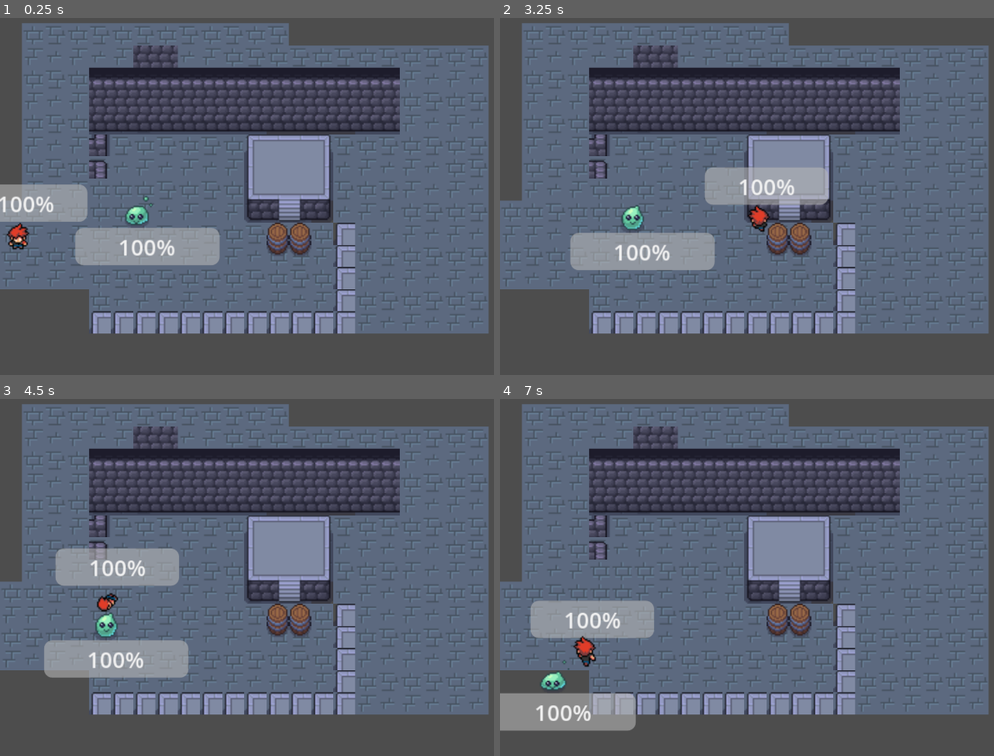
Above: before the commit, frames 1-4 (two rows, left to right).
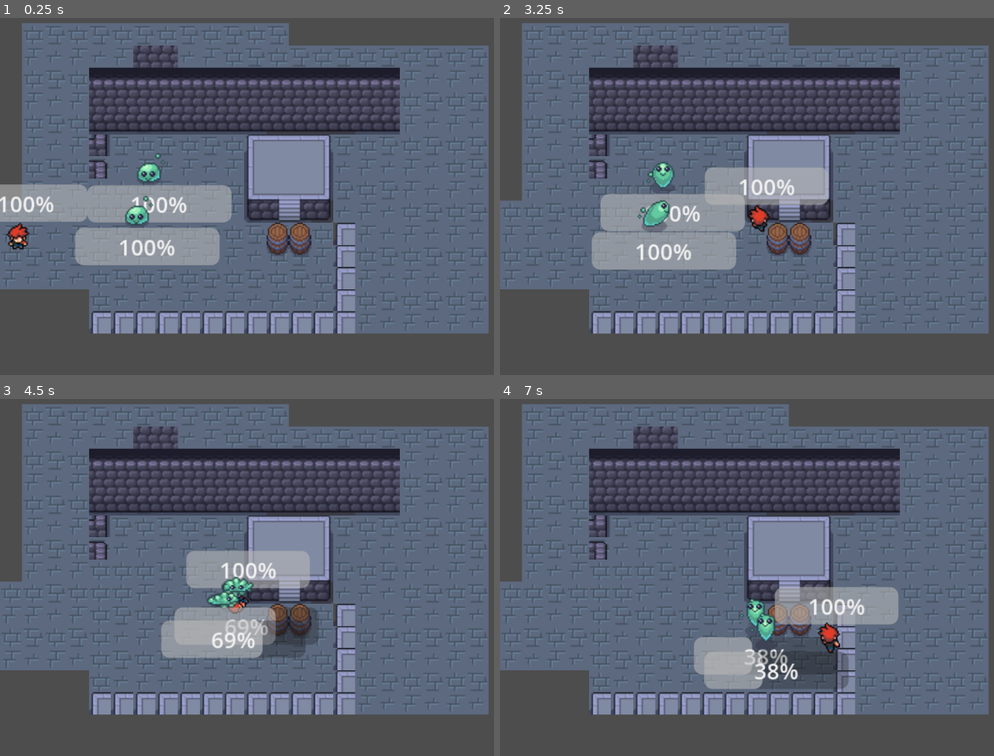
Above: after the commit, the same moments.

Repository: admiralbolt/number-go-up
Game: Godot game, scene res://test/Playground.tscn
The game is run twice, just before and just after one commit, with the same random seed, the same clock (stepped at 60 frames per second) and the same inputs. This scene is started directly instead of the project's main scene.
Inputs:
- Up to frame 1 (0.25 s): no input
- Up to frame 2 (3.25 s): hold D (right) 0.53-1.28 s; tap J (attack) at 0.6, 2.1 s; hold S (down) 1.28-2.03 s; tap Space (roll) at 1.35, 2.85 s; hold D (right) 2.03-2.78 s; hold W (up) from 2.78 s (still down)
- Up to frame 3 (4.5 s): release W (up) at 3.53 s; hold A (left) from 3.53 s (still down); tap J (attack) at 3.6 s; tap Space (roll) at 4.35 s
- Up to frame 4 (7 s): release A (left) at 5.03 s; hold S (down) 5.03-5.78 s; tap J (attack) at 5.1, 6.6 s; hold D (right) 5.78-6.53 s; tap Space (roll) at 5.85 s; hold W (up) from 6.53 s (still down)

The runs differ from the first frame. In frame 1, 3.1% of the frame differs, in the area x 17-47%, y 37-58%; in frame 2, 4.3%; in frame 3, 12%; in frame 4, 13%, in the area x 0-81%, y 52-94%.

Commit message:
Okay, fixed the weird resource issues. It seems like we can't export resources on a parent class and have it work correctly. Resources should always be exported on the actual script that's in the scene tree.

Diff:
--- a/core/entity.gd
+++ b/core/entity.gd
@@ -1,8 +1,10 @@
 class_name Entity extends CharacterBody2D
 
-@export var attributes: Attributes = Attributes.new()
-@export var derived_statistics: DerivedStatistics = DerivedStatistics.new()
-@export var skills: Skills = Skills.new()
+signal initialized()
+
+var attributes: Attributes
+var derived_statistics: DerivedStatistics
+var skills: Skills
 
 var modifier_manager: ModifierManager = ModifierManager.new()
 var effect_manager: EffectManager = EffectManager.new()
@@ -16,8 +18,11 @@
 var current_mana: float = 100.0
 var current_stamina: float = 100.0
 
-func _init() -> void:
-  print("ENTITY INIT")
+func initialize(p_attributes: Attributes, p_derived_statistics: DerivedStatistics, p_skills: Skills) -> void:
+  self.attributes = p_attributes
+  self.derived_statistics = p_derived_statistics
+  self.skills = p_skills
+
   self.attributes.initialize(self)
   self.derived_statistics.initialize(self)
   self.skills.initialize(self)
@@ -32,6 +37,8 @@
 
   # Finally set the values based on the maxes.
   self.current_health = self.derived_statistics.max_health.total_value
+
+  self.initialized.emit()
 
 func take_damage(hit_box: HitBox) -> void:
   # Eventually we'll do some math here based on stats n' stuff.
--- a/enemies/slime/slime.gd
+++ b/enemies/slime/slime.gd
@@ -3,9 +3,9 @@
 @onready var slime_state_machine: StateMachine = $SlimeStateMachine
 @onready var slime_animator: SlimeAnimator = $SlimeAnimator
 
-func _init() -> void:
-  print("SLIME INIT")
-  super._init()
+@export var slime_attributes: Attributes = Attributes.new()
+@export var slime_derived_statistics: DerivedStatistics = DerivedStatistics.new()
+@export var slime_skills: Skills = Skills.new()
 
 func _ready() -> void:
   self.state_machine = slime_state_machine
@@ -14,6 +14,4 @@
 
   self.state_machine.initialize()
 
-  print("derived")
-  print("-------")
-  print(self.derived_statistics)
+  super.initialize(slime_attributes, slime_derived_statistics, slime_skills)
--- a/enemies/slime/slime.tscn
+++ b/enemies/slime/slime.tscn
@@ -2,6 +2,7 @@
 
 [ext_resource type="Texture2D" uid="uid://bxw51kblwy745" path="res://assets/monsters/slime1/Slime1_Idle_with_shadow.png" id="1_6ftag"]
 [ext_resource type="Script" uid="uid://bekobmrxdyebl" path="res://enemies/slime/slime.gd" id="1_n1ijq"]
+[ext_resource type="Script" uid="uid://bmfbvt3fb0ywl" path="res://core/stats/derived_statistics.gd" id="2_mwtj1"]
 [ext_resource type="Script" uid="uid://br7wdb154lhbc" path="res://enemies/slime/slime_state_machine.gd" id="2_qtm3c"]
 [ext_resource type="Script" uid="uid://gai3csfp6tpk" path="res://enemies/slime/slime_animator.gd" id="3_5ctnu"]
 [ext_resource type="Script" uid="uid://dnfb742epc744" path="res://enemies/slime/slime_idle_state.gd" id="4_57eei"]
@@ -14,6 +15,11 @@
 [ext_resource type="Texture2D" uid="uid://dt52r88yqv0o3" path="res://assets/monsters/slime1/slime1_attack_full.png" id="8_cba7r"]
 [ext_resource type="Script" uid="uid://ch4nlw2j7f1mb" path="res://enemies/slime/slime_run_state.gd" id="8_knvw0"]
 [ext_resource type="Script" uid="uid://cuxlvq2iigixc" path="res://enemies/slime/slime_attack_state.gd" id="9_yuirh"]
+
+[sub_resource type="Resource" id="Resource_im24l"]
+script = ExtResource("2_mwtj1")
+base_max_health = 50.0
+metadata/_custom_type_script = "uid://bmfbvt3fb0ywl"
 
 [sub_resource type="AnimationLibrary" id="AnimationLibrary_v3fw7"]
 
@@ -870,6 +876,7 @@
 collision_layer = 16
 collision_mask = 16
 script = ExtResource("1_n1ijq")
+slime_derived_statistics = SubResource("Resource_im24l")
 
 [node name="SlimeAnimator" type="Node2D" parent="." unique_id=80096710]
 script = ExtResource("3_5ctnu")
--- a/enemies/slime/slime_attack_state.gd
+++ b/enemies/slime/slime_attack_state.gd
@@ -1,15 +1,19 @@
 class_name SlimeAttackState extends EnemyState
 
 static var NAME = "attack"
+static var DECELERATION: float = 0.98
 
 func _init() -> void:
   self.state_name = NAME
   self.self_loop = true
 
 func on_enter() -> void:
-  self.enemy.velocity = Vector2.ZERO
   self.enemy.animation_player.play("EnemyAnimations/attack_%s" % self.enemy.facing_name)
   self.enemy.animation_player.animation_finished.connect(self._on_animation_finished)
+
+func process(_delta: float) -> String:
+  self.enemy.velocity *= DECELERATION
+  return State.NULL_STATE
 
 func on_exit() -> void:
   self.enemy.animation_player.stop()
--- a/enemies/slime/slime_idle_state.gd
+++ b/enemies/slime/slime_idle_state.gd
@@ -22,7 +22,7 @@
     return State.NULL_STATE
 
   # If the player is close-ish, start running.
-  # if self.enemy.global_position.distance_to(PlayerManager.player.global_position) < 250:
-  #   return SlimeRunState.NAME
+  if self.enemy.global_position.distance_to(PlayerManager.player.global_position) < 250:
+    return SlimeRunState.NAME
 
   return SlimeWalkState.NAME
--- a/enemies/slime/slime_run_state.gd
+++ b/enemies/slime/slime_run_state.gd
@@ -16,7 +16,8 @@
   self.enemy.animation_player.play("EnemyAnimations/run_%s" % self.enemy.facing_name)
 
 func on_exit() -> void:
-  self.state_machine.enemy.animation_player.stop()
+  self.enemy.animation_player.stop()
+  self.enemy.animation_player.seek(0)
 
 func process(delta: float) -> String:
   self.timer -= delta
--- a/main_character/player.gd
+++ b/main_character/player.gd
@@ -4,6 +4,10 @@
 @onready var animation_player: AnimationPlayer = player_animator.animator
 @onready var weapon_renderer: WeaponRenderer = $WeaponRenderer
 @onready var main_player_state_machine: MainPlayerStateMachine = $MainPlayerStateMachine
+
+@export var player_attributes: Attributes = Attributes.new()
+@export var player_derived_statistics: DerivedStatistics = DerivedStatistics.new()
+@export var player_skills: Skills = Skills.new()
 
 var held_direction: Vector2 = Vector2.DOWN
 var facing: Vector2 = Vector2.DOWN
@@ -15,6 +19,8 @@
   self.main_player_state_machine.initialize()
   self.main_player_state_machine.change_state(PlayerIdleState.NAME)
   PlayerManager.player = self
+
+  super.initialize(player_attributes, player_derived_statistics, player_skills)
 
   self._test_buff_effect()
 
--- a/test/Playground.tscn
+++ b/test/Playground.tscn
@@ -19,3 +19,6 @@
 
 [node name="Slime" parent="." unique_id=1507265592 instance=ExtResource("3_rma7k")]
 position = Vector2(98.18708, 153.70792)
+
+[node name="Slime2" parent="." unique_id=345214799 instance=ExtResource("3_rma7k")]
+position = Vector2(106.78277, 122.7936)
--- a/ui/basic_health_bar.gd
+++ b/ui/basic_health_bar.gd
@@ -4,6 +4,10 @@
   if owner is not Entity:
     visible = false
     return
+
+  owner.initialized.connect(_on_owner_initialized)
+
+func _on_owner_initialized() -> void:
 
   owner.derived_statistics.max_health.changed.connect(_on_max_health_changed)
   _on_max_health_changed(owner.derived_statistics.max_health.total_value)
